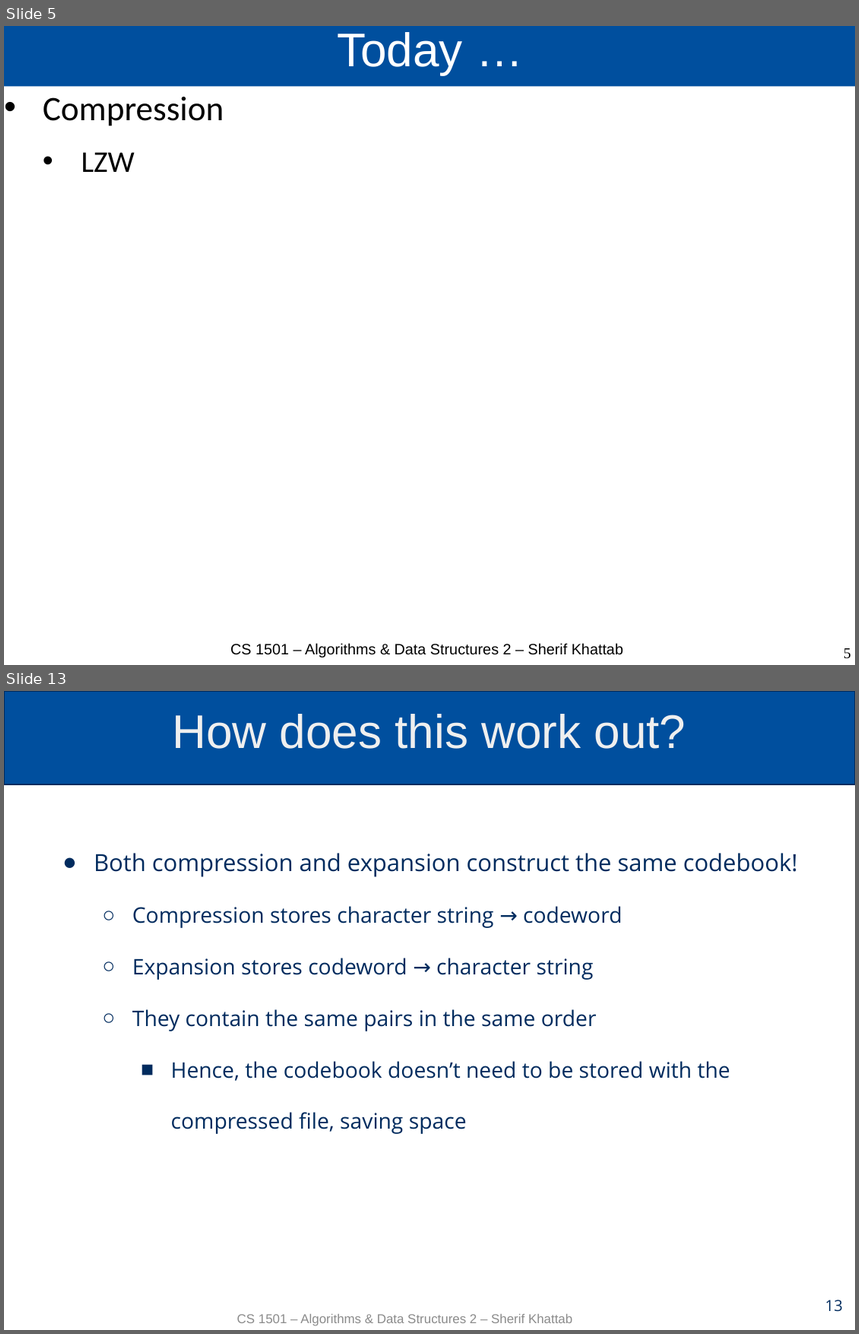
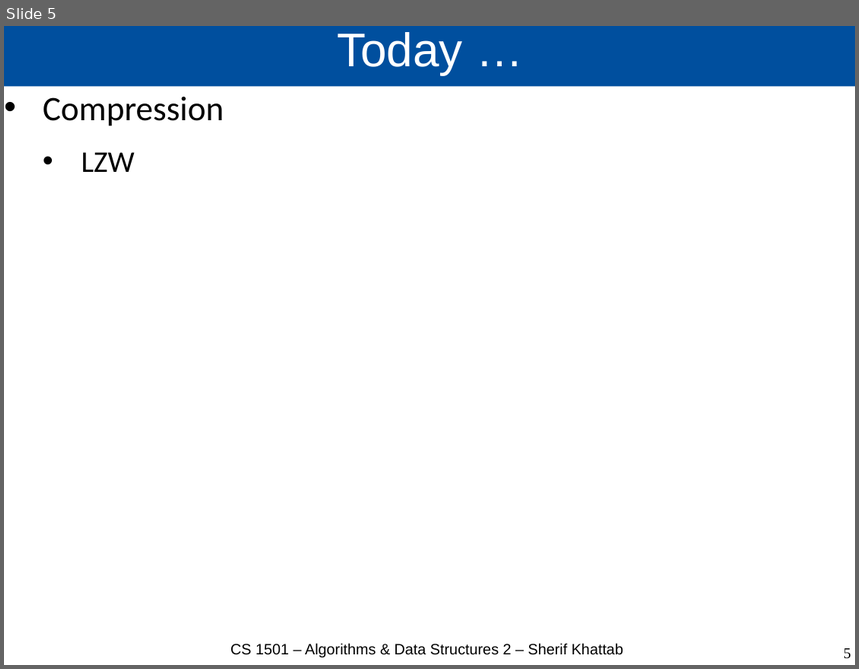
Before and after one commit to cs1501-2224/handouts, a slide deck: DraftSlides/Lecture14.pptx. Shown one above the other, each under a label of ours: slides 5 and 13 before the commit, slide 5 after it; the slides between them are not shown. The pictures are 859x1334 and 859x669 pixels, drawn with LibreOffice and Linux fonts; fonts in the diff are those of the drawing. Boxes give left, top, right and bottom in pixels: in the first picture for what was removed or moved away, otherwise in the second. Text is boxed around its words. In the diff, an @@ line names an element or a change of style, - is before the commit and + after.

```diff
--- a/DraftSlides/Lecture14.pptx
+++ b/DraftSlides/Lecture14.pptx
@@ slide 13 removed at (x1=4, y1=691, x2=855, y2=1330), background #FFFFFF @@
@@ rectangle removed at (x1=4, y1=691, x2=855, y2=784) @@
@@ title removed at (x1=172, y1=714, x2=686, y2=749) @@
-How does this work out?
@@ text removed at (x1=94, y1=853, x2=798, y2=1134) @@
-● Both compression and expansion construct the same codebook!
-  ○ Compression stores character string → codeword
-  ○ Expansion stores codeword → character string
-  ○ They contain the same pairs in the same order
-    ■ Hence, the codebook doesn’t need to be stored with the compressed file, saving space
@@ page number removed at (x1=826, y1=1300, x2=843, y2=1312) @@
-13
@@ text removed at (x1=237, y1=1314, x2=572, y2=1326) @@
-CS 1501 – Algorithms & Data Structures 2 – Sherif Khattab
```
Also in this commit, not shown: 1 slide changed, 11 other slides removed, 3 other files.
